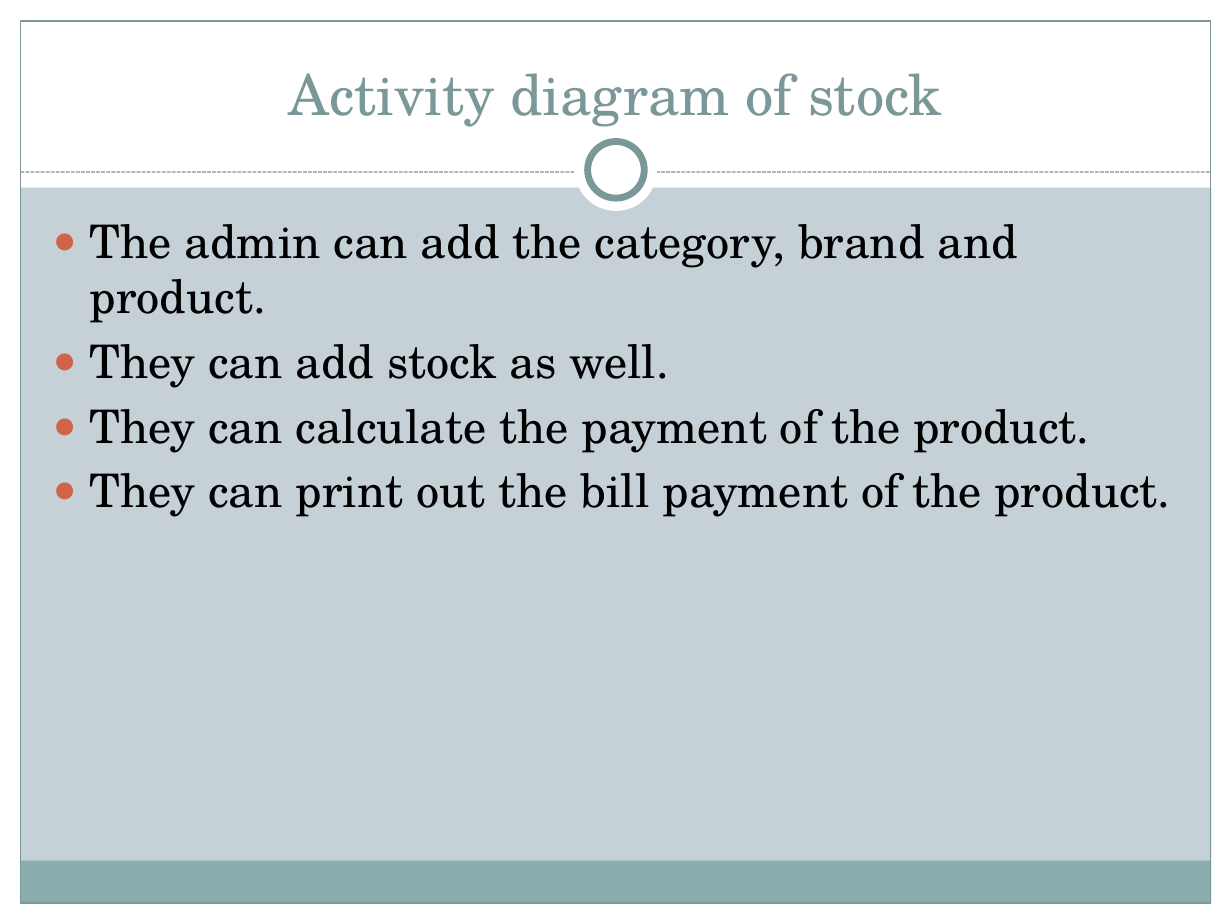
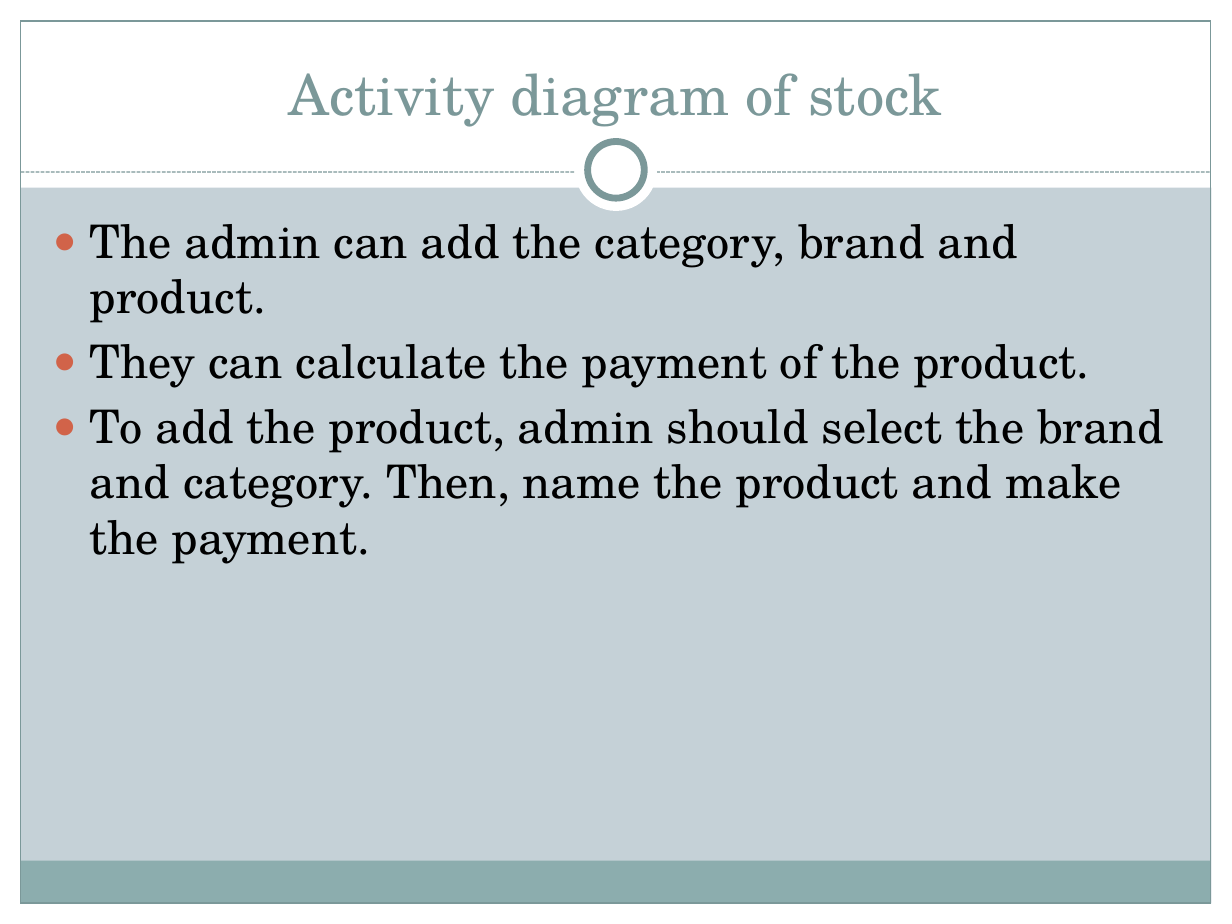
Before and after one commit to mandiratamang/SMS, a slide deck: slide 35 of stock management system/pp of sms.pptx (slide 34 before the commit). Drawn at 1232x924 pixels with LibreOffice and Linux fonts; fonts in the diff are those of the drawing. Boxes give left, top, right and bottom in pixels: in the first picture for what was removed or moved away, otherwise in the second. Text is boxed around its words. In the diff, an @@ line names an element or a change of style, - is before the commit and + after.

```diff
--- a/stock management system/pp of sms.pptx
+++ b/stock management system/pp of sms.pptx
@@ text at box(90, 344, 669, 388): paragraph removed @@
-● They can add stock as well.
@@ text at box(90, 409, 1163, 564): text changed @@
-● They can print out the bill payment of the product.
+● To add the product, admin should select the brand and category. Then, name the product and make the payment.
```
Also in this commit, not shown: 10 other slides changed, 2 slides added, 2 slides removed, 38 other files.
